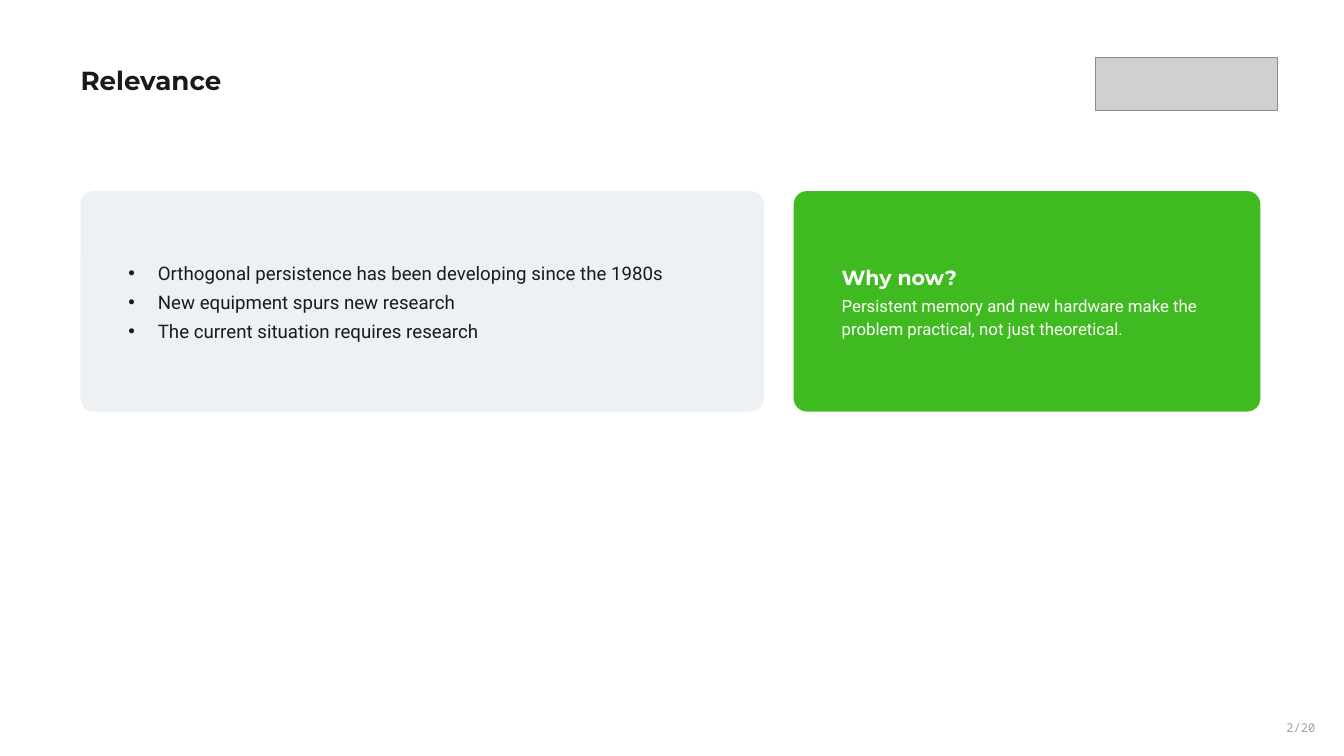
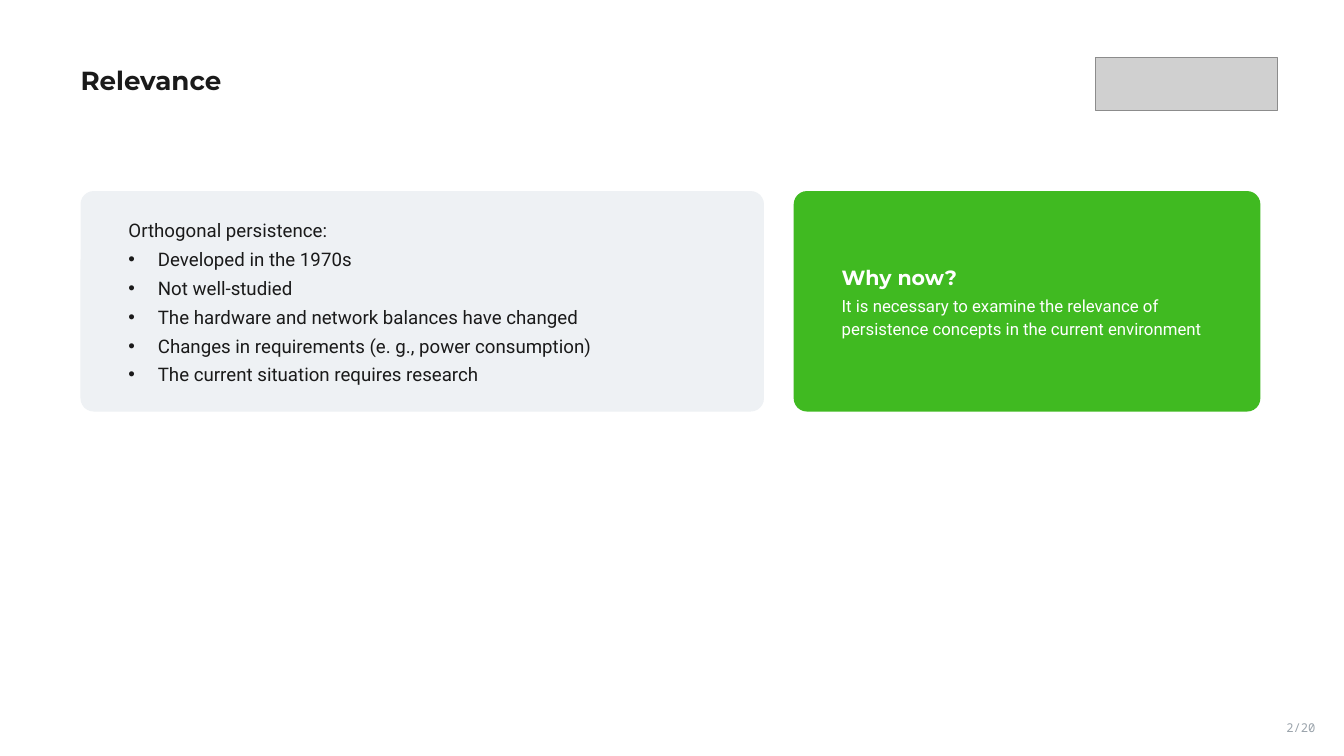
Before and after one commit to VoronM1522/Thesis_draft, a slide deck: slide 2 of presentation/slides_main.pptx. Drawn at 1344x756 pixels with LibreOffice and Linux fonts; fonts in the diff are those of the drawing; grey boxes stand for pictures. Boxes give left, top, right and bottom in pixels: in the first picture for what was removed or moved away, otherwise in the second. Text is boxed around its words. In the diff, an @@ line names an element or a change of style, - is before the commit and + after.

Commit message:
Update presentation

```diff
--- a/presentation/slides_main.pptx
+++ b/presentation/slides_main.pptx
@@ text in rounded rectangle at <box>128,223,591,357</box>: text changed @@
-• Orthogonal persistence has been developing since the 1980s
-• New equipment spurs new research
+Orthogonal persistence:
+• Developed in the 1970s
+• Not well-studied
+• The hardware and network balances have changed
+• Changes in requirements (e. g., power consumption)
@@ text in rounded rectangle at <box>842,299,1201,339</box>: text changed @@
-Persistent memory and new hardware make the problem practical, not just theoretical.
+It is necessary to examine the relevance of persistence concepts in the current environment
@@ text in rounded rectangle at <box>158,367,478,385</box>: more space between paragraphs @@
```
Also in this commit, not shown: 7 other slides changed, 1 slide added.
